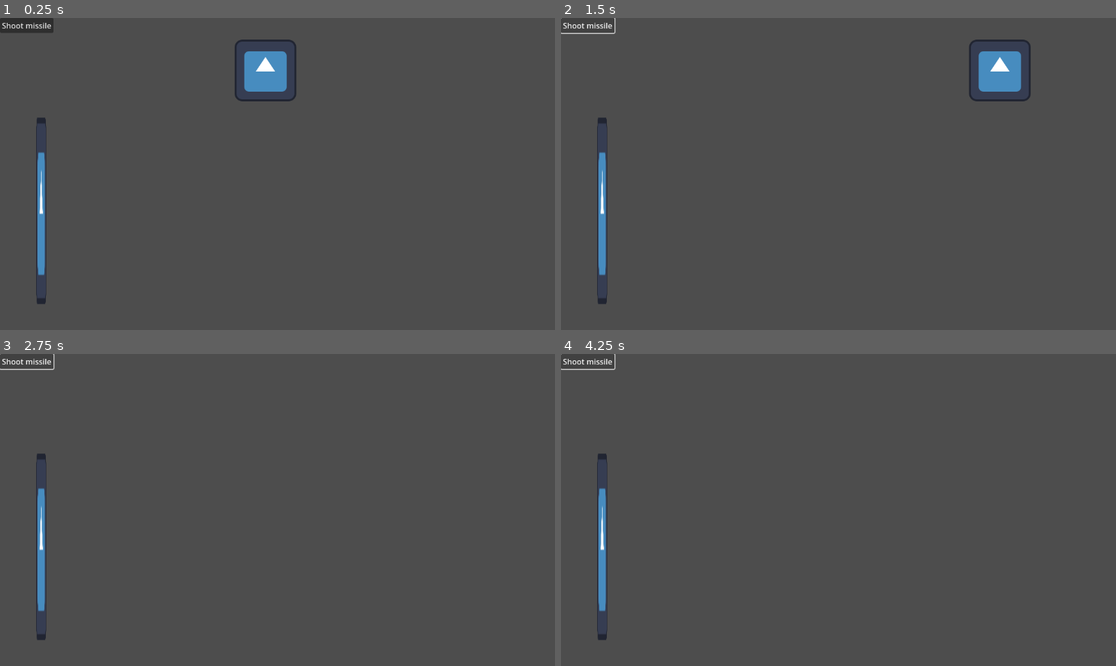
Above: before the commit, frames 1-4 (two rows, left to right).
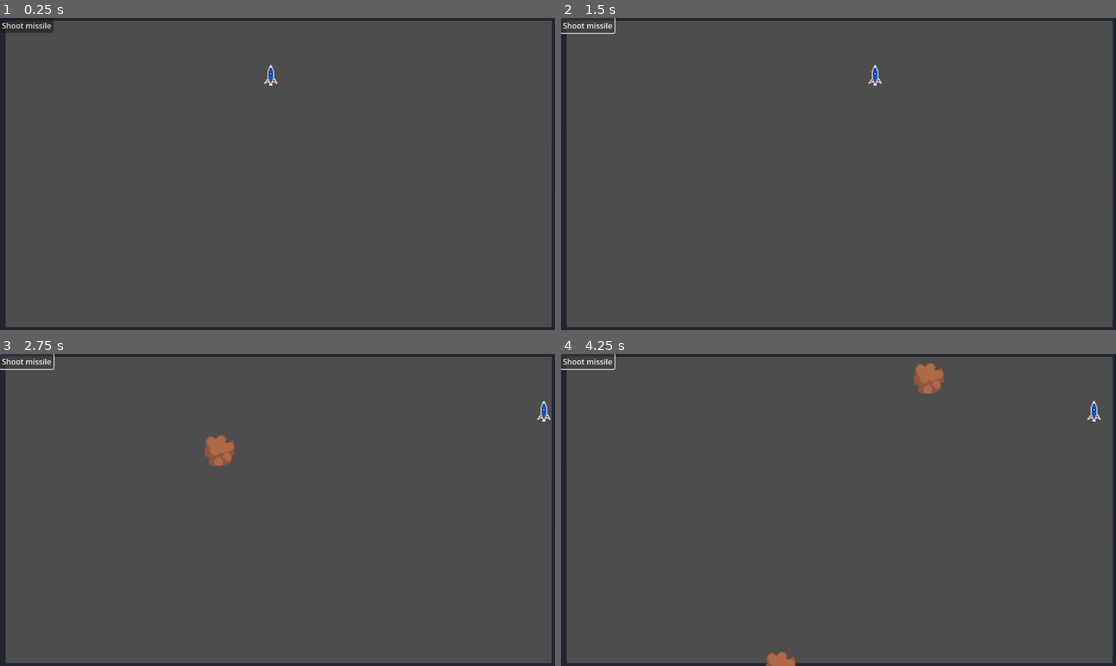
Above: after the commit, the same moments.

Repository: coughenberg/SFGalaga
Game: Godot game, scene res://gameplay.tscn
The game is run twice, just before and just after one commit, with the same random seed, the same clock (stepped at 60 frames per second) and the same inputs. The project has no main scene, so this scene is started directly. The engine's default icon, where the game draws it, is replaced by a stand-in: a white triangle on a blue panel in a dark square.
Inputs:
- Up to frame 1 (0.25 s): no input
- Up to frame 2 (1.5 s): click "Shoot missile" at 0.5 s; tap Enter (ui_accept) at 1.25, 1.35 s; hold Right (ui_right) from 1.28 s (still down)
- Up to frame 3 (2.75 s): keep holding Right (ui_right); tap Enter (ui_accept) at 1.52, 1.82, 2.27, 2.3, 2.57 s; tap Space at 2.1 s
- Up to frame 4 (4.25 s): release Right (ui_right) at 2.78 s; hold Left (ui_left) 2.78-3.53 s; tap Enter (ui_accept) at 2.85, 3.77, 3.8, 4.07 s; hold Right (ui_right) from 3.53 s (still down); tap Space at 3.6 s

The runs differ from the first frame. In frame 1, 5.3% of the frame differs, in the area x 0-100%, y 0-100%; in frame 2, 5.4%; in frame 3, 4.5%; in frame 4, 4.6%.

Commit message:
feat: add real images and enemy spawn

Diff:
--- /dev/null
+++ b/asteroids/asteroids.gd
@@ -0,0 +1,6 @@
+extends Area2D
+
+
+# Called every frame. 'delta' is the elapsed time since the previous frame.
+func _process(delta):
+	position.y += 5
--- /dev/null
+++ b/asteroids/asteroids2.gd
@@ -0,0 +1,37 @@
+extends Area2D
+
+var enemyTypes = []
+
+# Time in seconds per spawn, increases based on level
+var spawnTimer = 2.0
+
+# Running timer
+var timer = 0.0
+
+const SPEED = 300.0
+const JUMP_VELOCITY = -400.0
+
+var enemy = load("res://asteroids/large_asteroid.gd")
+
+func _ready():
+	enemyTypes.append(enemy)
+	#enemyTypes.append(load("res://asteroids/small_asteroid.gd"))
+	#enemyTypes.append(load("res://asteroids/medium_asteroid.gd"))
+	timer = spawnTimer
+	set_process(true)
+
+
+func _physics_process(delta):
+	velocity = Vector2(0, SPEED*delta)
+	move_and_slide()
+	timer -= delta
+	#if timer <= 0:
+		#spawn_enemy()
+		#timer = spawnTimer
+
+# Choose a random enemy and spawn it
+func spawn_enemy():
+	print("...spawning enemy...")
+	var enemy_scene = enemyTypes[randi() % enemyTypes.size()]
+	var enemy_instance = enemy_scene.instance()
+	add_child(enemy_instance)
--- /dev/null
+++ b/asteroids/enemy.tscn
@@ -0,0 +1,17 @@
+[gd_scene load_steps=4 format=3 uid="uid://dsrgtgqk5aef0"]
+
+[ext_resource type="Script" path="res://asteroids/asteroids.gd" id="1_0oye2"]
+[ext_resource type="Texture2D" uid="uid://rpo4nmygqurk" path="res://asteroids/large_asteroid.png" id="1_lcoif"]
+
+[sub_resource type="RectangleShape2D" id="RectangleShape2D_5fpuj"]
+size = Vector2(62, 63)
+
+[node name="Enemy" type="Area2D"]
+script = ExtResource("1_0oye2")
+
+[node name="Sprite2D" type="Sprite2D" parent="."]
+texture = ExtResource("1_lcoif")
+
+[node name="CollisionShape2D" type="CollisionShape2D" parent="."]
+position = Vector2(1, 1.5)
+shape = SubResource("RectangleShape2D_5fpuj")
--- /dev/null
+++ b/asteroids/large_asteroid.gd
@@ -0,0 +1,28 @@
+extends CharacterBody2D
+
+
+const SPEED = 300.0
+const JUMP_VELOCITY = -400.0
+
+# Get the gravity from the project settings to be synced with RigidBody nodes.
+var gravity = ProjectSettings.get_setting("physics/2d/default_gravity")
+
+
+func _physics_process(delta):
+	# Add the gravity.
+	if not is_on_floor():
+		velocity.y += gravity * delta
+
+	# Handle jump.
+	if Input.is_action_just_pressed("ui_accept") and is_on_floor():
+		velocity.y = JUMP_VELOCITY
+
+	# Get the input direction and handle the movement/deceleration.
+	# As good practice, you should replace UI actions with custom gameplay actions.
+	var direction = Input.get_axis("ui_left", "ui_right")
+	if direction:
+		velocity.x = direction * SPEED
+	else:
+		velocity.x = move_toward(velocity.x, 0, SPEED)
+
+	move_and_slide()
--- a/gameplay.tscn
+++ b/gameplay.tscn
@@ -1,31 +1,35 @@
-[gd_scene load_steps=9 format=3 uid="uid://w4wyf5pdcvr2"]
+[gd_scene load_steps=11 format=3 uid="uid://w4wyf5pdcvr2"]
 
 [ext_resource type="Texture2D" uid="uid://dna3n6405mk41" path="res://icon.svg" id="1_gdyrg"]
+[ext_resource type="Script" path="res://world.gd" id="1_i5vsr"]
 [ext_resource type="Script" path="res://ship/spaceship.gd" id="1_okpmr"]
-[ext_resource type="Script" path="res://left_wall.gd" id="3_741j5"]
-[ext_resource type="Script" path="res://right_wall.gd" id="4_34cy5"]
-[ext_resource type="Script" path="res://top_wall.gd" id="5_jpvde"]
-[ext_resource type="Script" path="res://bottom_wall.gd" id="6_udiu1"]
+[ext_resource type="Texture2D" uid="uid://dooao58xrrofa" path="res://ship/spaceship.png" id="2_62jbx"]
+[ext_resource type="Script" path="res://walls/left_wall.gd" id="3_741j5"]
+[ext_resource type="Script" path="res://walls/right_wall.gd" id="4_34cy5"]
+[ext_resource type="Script" path="res://walls/top_wall.gd" id="5_jpvde"]
+[ext_resource type="Script" path="res://walls/bottom_wall.gd" id="6_udiu1"]
 
-[sub_resource type="RectangleShape2D" id="RectangleShape2D_pfvii"]
-size = Vector2(146, 140)
+[sub_resource type="RectangleShape2D" id="RectangleShape2D_5krt7"]
+size = Vector2(28, 44)
 
 [sub_resource type="RectangleShape2D" id="RectangleShape2D_xej1h"]
 size = Vector2(20, 394)
 
-[node name="Node2D" type="Node2D"]
+[node name="World" type="Node2D"]
+script = ExtResource("1_i5vsr")
 
-[node name="CharacterBody2D" type="CharacterBody2D" parent="."]
+[node name="Space Ship" type="CharacterBody2D" parent="."]
 position = Vector2(549, 110)
 script = ExtResource("1_okpmr")
 
-[node name="Sprite2D" type="Sprite2D" parent="CharacterBody2D"]
-position = Vector2(2, -1)
-texture = ExtResource("1_gdyrg")
+[node name="Sprite2D" type="Sprite2D" parent="Space Ship"]
+position = Vector2(13, 9)
+scale = Vector2(1.6875, 1.625)
+texture = ExtResource("2_62jbx")
 
-[node name="CollisionShape2D" type="CollisionShape2D" parent="CharacterBody2D"]
-position = Vector2(4, 2)
-shape = SubResource("RectangleShape2D_pfvii")
+[node name="CollisionShape2D" type="CollisionShape2D" parent="Space Ship"]
+position = Vector2(13, 9)
+shape = SubResource("RectangleShape2D_5krt7")
 
 [node name="Left Wall" type="StaticBody2D" parent="."]
 position = Vector2(83, 213)
@@ -96,4 +100,9 @@
 offset_bottom = 8.0
 text = "Shoot missile"
 
-[connection signal="pressed" from="Button" to="CharacterBody2D" method="_on_button_pressed"]
+[node name="Enemy Timer" type="Timer" parent="."]
+wait_time = 2.0
+autostart = true
+
+[connection signal="pressed" from="Button" to="Space Ship" method="_on_button_pressed"]
+[connection signal="timeout" from="Enemy Timer" to="." method="_on_enemy_timer_timeout"]
--- a/ship/spaceship.gd
+++ b/ship/spaceship.gd
@@ -5,7 +5,7 @@
 var screenHeight = get_viewport_rect().size.y
 
 # Ship constant speed
-const speed = 30
+const speed = 7.5
 
 func _init():
 	pass
--- /dev/null
+++ b/world.gd
@@ -0,0 +1,23 @@
+extends Node2D
+
+var asteroid_scene = preload("res://asteroids/enemy.tscn")
+
+# The left and right most positions without hitting the borders
+const X_LEFTMOST = 100
+const X_RIGHTMOST = 1100
+
+# Called when the node enters the scene tree for the first time.
+func _ready():
+	pass # Replace with function body.
+
+
+# Called every frame. 'delta' is the elapsed time since the previous frame.
+func _process(delta):
+	pass
+
+
+func _on_enemy_timer_timeout():
+	print("spawn asteroid from world")
+	var asteroid = asteroid_scene.instantiate()
+	asteroid.position = Vector2(randf_range(X_LEFTMOST, X_RIGHTMOST), -20)
+	add_child(asteroid)
Binary file added: asteroids/large_asteroid.png
Not shown, added: asteroids/large_asteroid.png.import
Binary file added: asteroids/medium_asteroid.png
Not shown, added: asteroids/medium_asteroid.png.import
Binary file added: asteroids/small_asteroid.png
Not shown, added: asteroids/small_asteroid.png.import
Binary file added: background/starry_sky.png
Not shown, added: background/starry_sky.png.import
Binary file added: bullets/Regular shooting1.png
Not shown, added: bullets/Regular shooting1.png.import
Binary file added: ship/spaceship.png
Not shown, added: ship/spaceship.png.import
